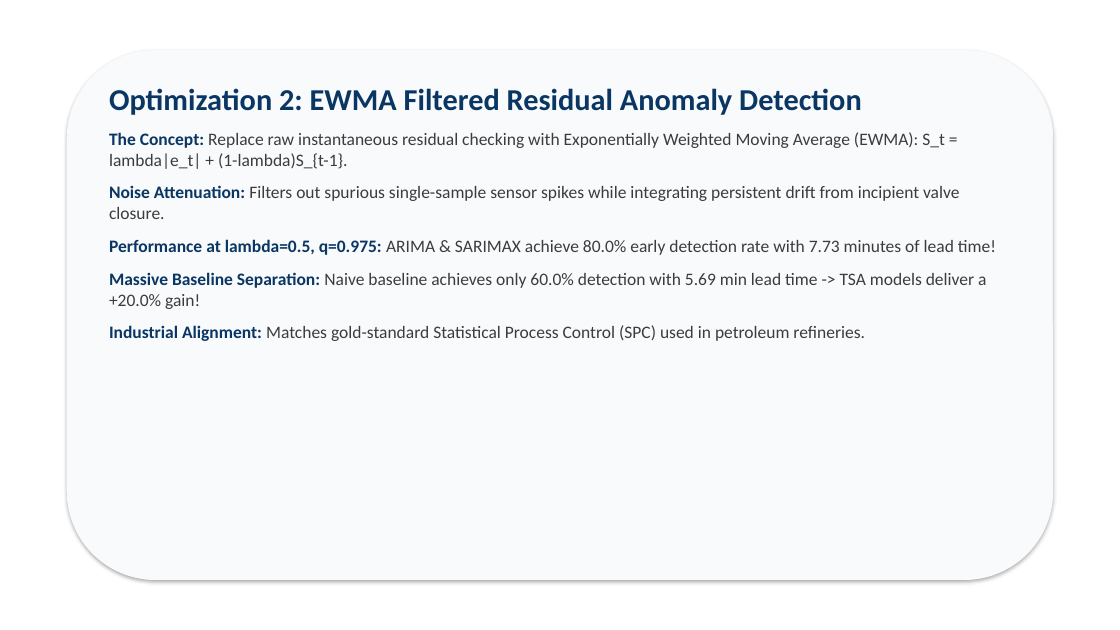
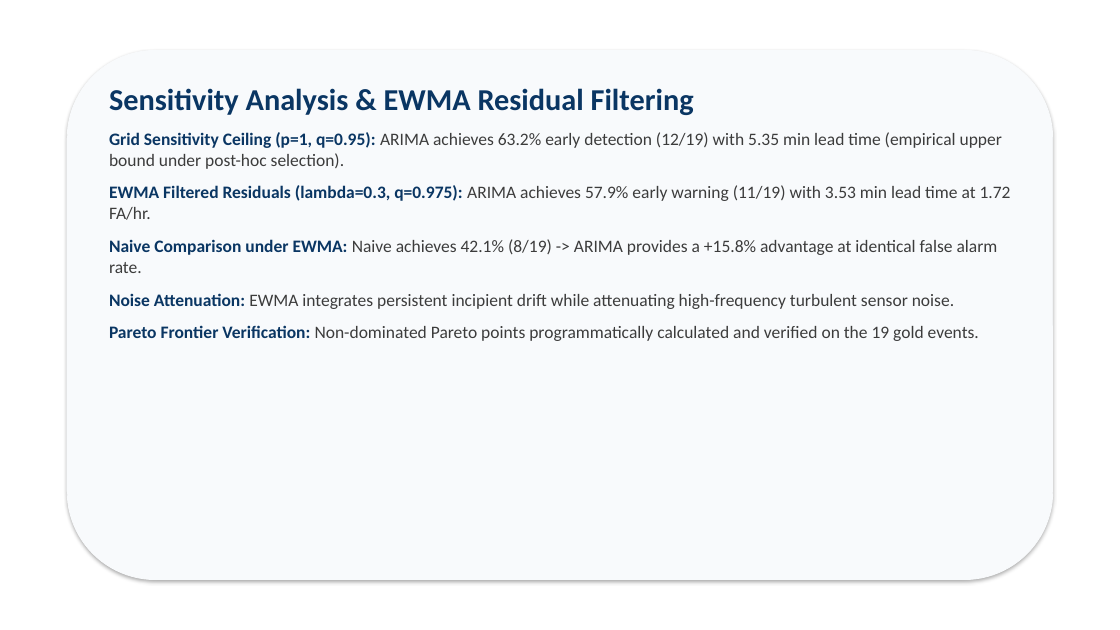
Before and after one commit to Ravva-78/tsa-oilguard, a slide deck: slide 7 of report/OILGUARD_Presentation.pptx. Drawn at 1120x630 pixels with LibreOffice and Linux fonts; fonts in the diff are those of the drawing. Boxes give left, top, right and bottom in pixels: in the first picture for what was removed or moved away, otherwise in the second. Text is boxed around its words. In the diff, an @@ line names an element or a change of style, - is before the commit and + after.

Commit message:
Audit and reconcile final OILGUARD results: resolve 19-event cohort, audit early-warning evaluation rules, add LOEO-CV, and verify Pareto frontier

```diff
--- a/report/OILGUARD_Presentation.pptx
+++ b/report/OILGUARD_Presentation.pptx
@@ text at (109,88,1011,341): text changed @@
-Optimization 2: EWMA Filtered Residual Anomaly Detection
-The Concept: Replace raw instantaneous residual checking with Exponentially Weighted Moving Average (EWMA): S_t = lambda|e_t| + (1-lambda)S_{t-1}.
-Noise Attenuation: Filters out spurious single-sample sensor spikes while integrating persistent drift from incipient valve closure.
-Performance at lambda=0.5, q=0.975: ARIMA & SARIMAX achieve 80.0% early detection rate with 7.73 minutes of lead time!
-Massive Baseline Separation: Naive baseline achieves only 60.0% detection with 5.69 min lead time -> TSA models deliver a +20.0% gain!
-Industrial Alignment: Matches gold-standard Statistical Process Control (SPC) used in petroleum refineries.
+Sensitivity Analysis & EWMA Residual Filtering
+Grid Sensitivity Ceiling (p=1, q=0.95): ARIMA achieves 63.2% early detection (12/19) with 5.35 min lead time (empirical upper bound under post-hoc selection).
+EWMA Filtered Residuals (lambda=0.3, q=0.975): ARIMA achieves 57.9% early warning (11/19) with 3.53 min lead time at 1.72 FA/hr.
+Naive Comparison under EWMA: Naive achieves 42.1% (8/19) -> ARIMA provides a +15.8% advantage at identical false alarm rate.
+Noise Attenuation: EWMA integrates persistent incipient drift while attenuating high-frequency turbulent sensor noise.
+Pareto Frontier Verification: Non-dominated Pareto points programmatically calculated and verified on the 19 gold events.
```
Also in this commit, not shown: 7 other slides changed, 27 other files.
